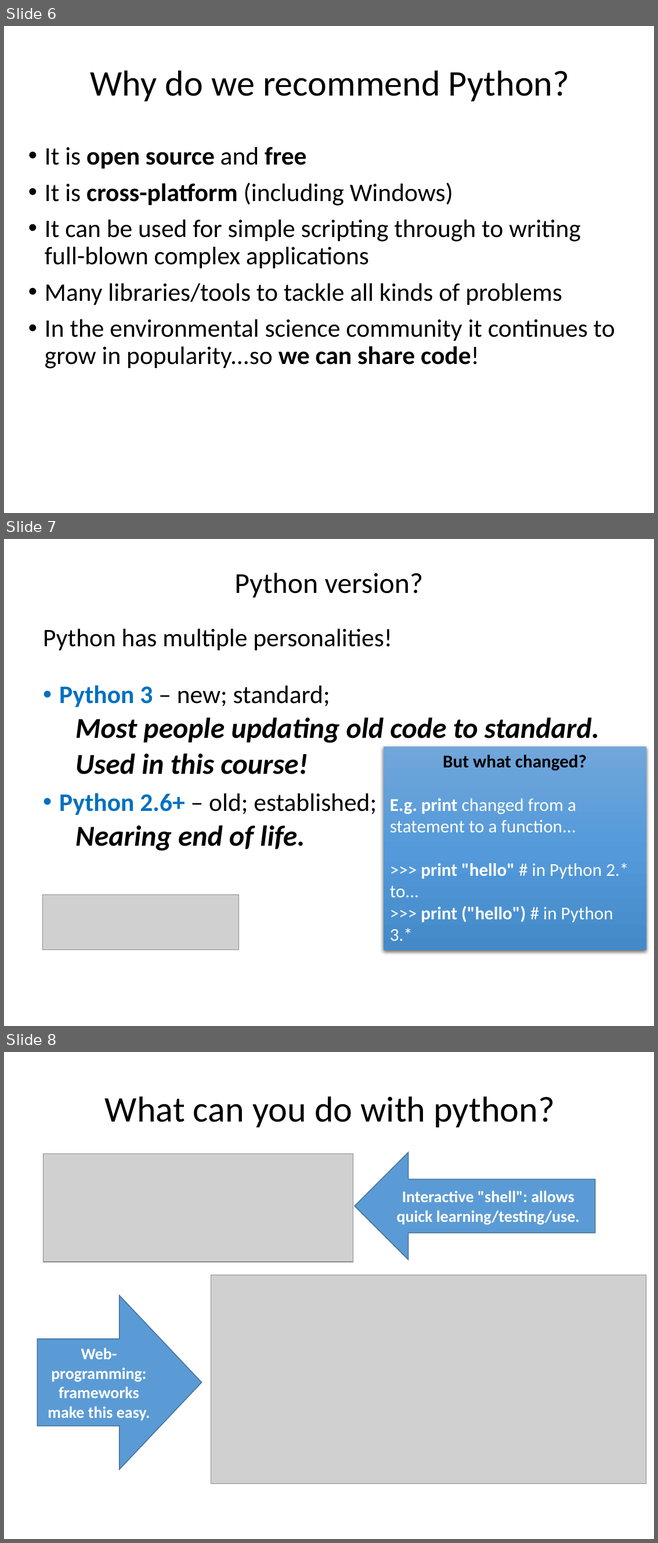
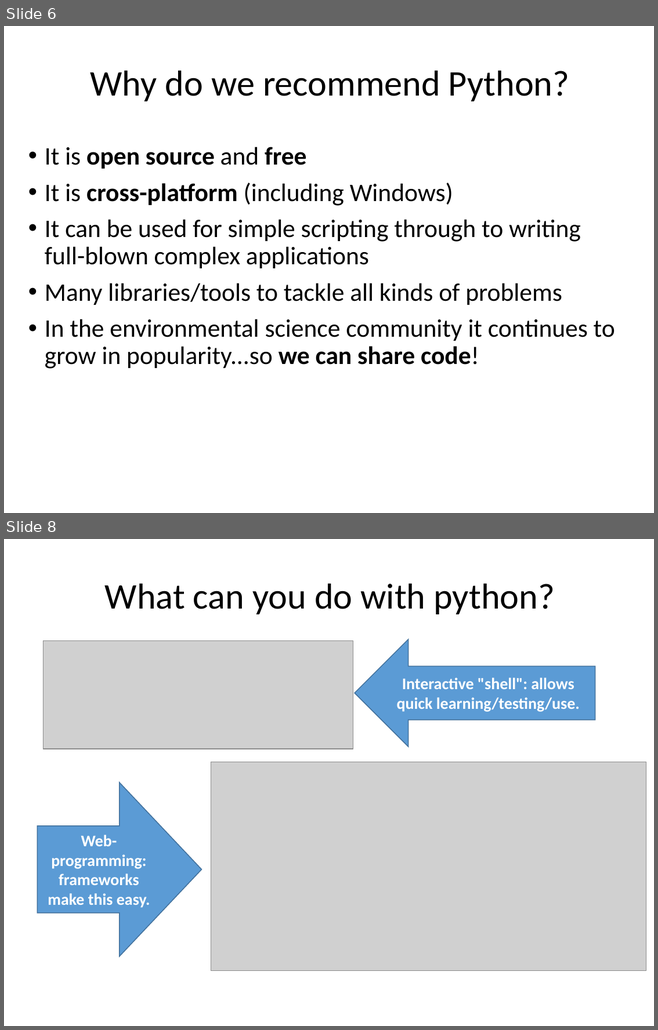
Before and after one commit to ncasuk/ncas-isc, a slide deck: python/presentations/learning_python/01_ceda-intro.pptx. Shown one above the other, each under a label of ours: slides 6, 7 and 8 before the commit, slides 6 and 8 after it; the slides between them are not shown. The pictures are 658x1543 and 658x1030 pixels, drawn with LibreOffice and Linux fonts; fonts in the diff are those of the drawing; grey boxes stand for pictures; background and template pictures are left out. Boxes give left, top, right and bottom in pixels: in the first picture for what was removed or moved away, otherwise in the second. Text is boxed around its words. In the diff, an @@ line names an element or a change of style, - is before the commit and + after.

Commit message:
modified slide talking about python 2 to just say USE PYTHON 3

```diff
--- a/python/presentations/learning_python/01_ceda-intro.pptx
+++ b/python/presentations/learning_python/01_ceda-intro.pptx
@@ slide 7 removed at [4,539,654,1026], background picture (left out) @@
@@ title removed at [234,573,423,598] @@
-Python version?
@@ text removed at [43,628,599,851] @@
-Python has multiple personalities!
-• Python 3 – new; standard;
-  Most people updating old code to standard.
-  Used in this course!
-• Python 2.6+ – old; established;
-  Nearing end of life.
@@ rectangle removed at [383,747,646,950] @@
-But what changed?
-E.g. print changed from a statement to a function...
->>> print "hello" # in Python 2.* to...
->>> print ("hello") # in Python 3.*
@@ picture removed at [42,895,238,950] @@
```
Also in this commit, not shown: 1 slide added, 1 other file.
